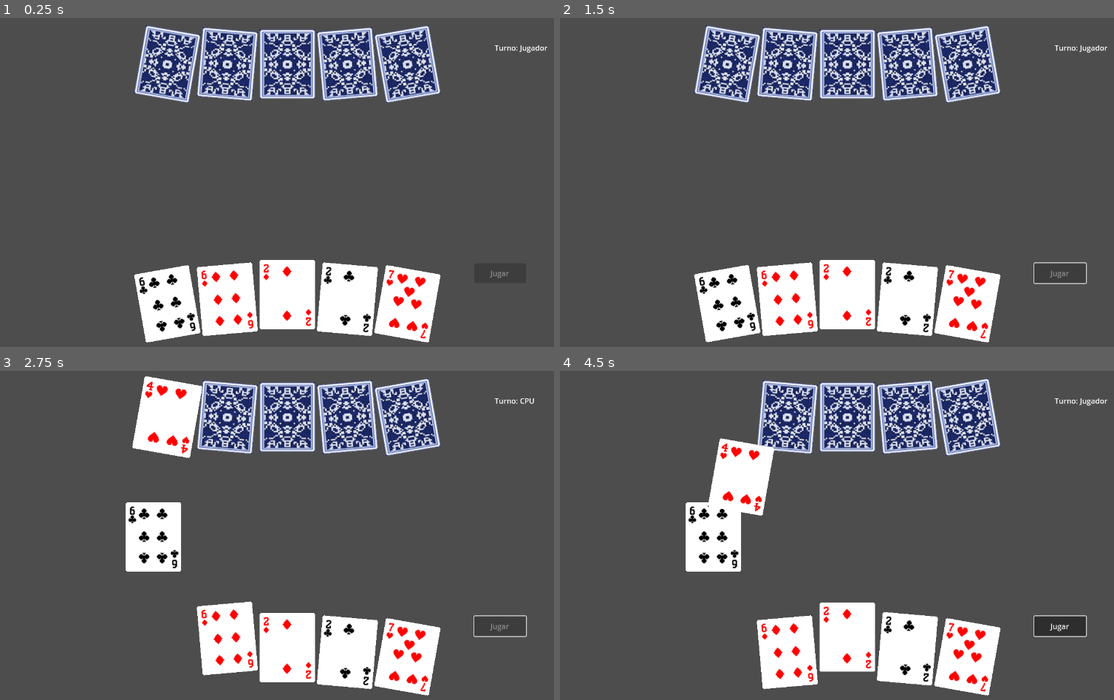
Above: before the commit, frames 1-4 (two rows, left to right).
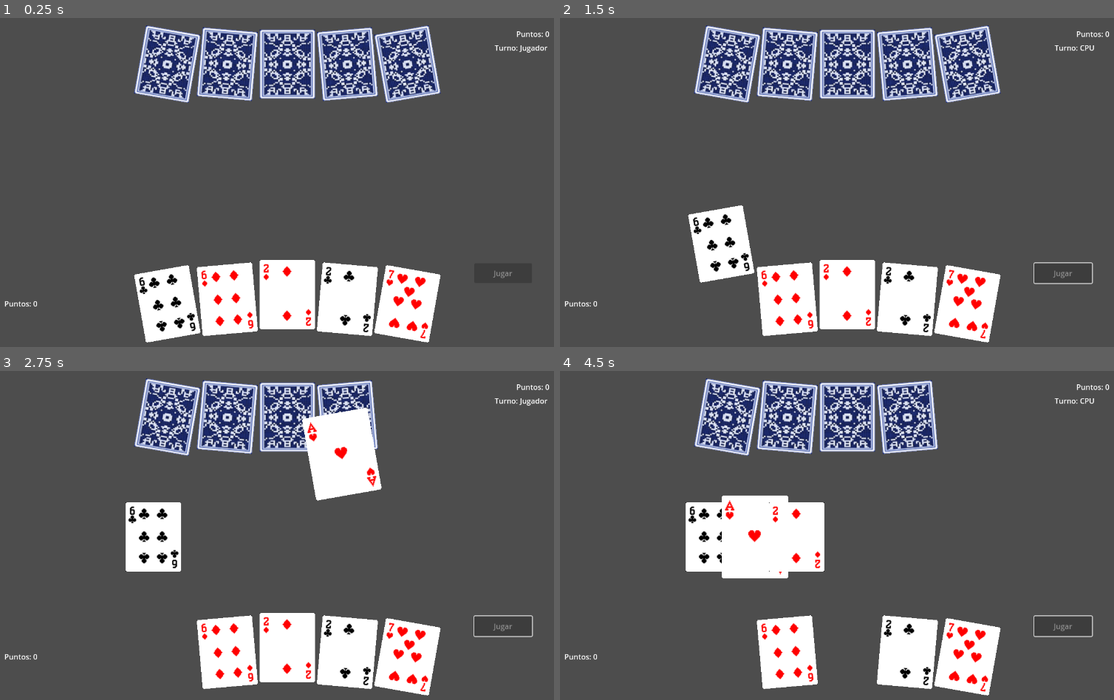
Above: after the commit, the same moments.

Repository: rominaisa1981/cuarenta
Game: Godot game, scene res://scenes/Main.tscn
The game is run twice, just before and just after one commit, with the same random seed, the same clock (stepped at 60 frames per second) and the same inputs.
Inputs (mouse positions are in pixels of both pictures, inside the frame that each line leads up to):
- Up to frame 1 (0.25 s): no input
- Up to frame 2 (1.5 s): tap Enter at 0.5 s; move the mouse to (726, 304) at 0.52 s; click (726, 304) at 0.67 s; click "Jugar" at 1.25 s
- Up to frame 3 (2.75 s): move the mouse to (227, 650) at 2.02 s; click (227, 650) at 2.17 s
- Up to frame 4 (4.5 s): move the mouse to (848, 647) at 2.77 s; click (848, 647) at 2.92 s; click (1064, 627) at 3.5 s, where only the run after the commit has a clickable "Jugar"; tap Space at 4.25 s; move the mouse to (909, 650) at 4.27 s; click (909, 650) at 4.42 s

The runs differ from the first frame. In frame 1, 0.1% of the frame differs, in the area x 0-100%, y 4-88%; in frame 2, 3.9%; in frame 3, 8.9%; in frame 4, 12%, in the area x 0-100%, y 2-97%.

Commit message:
cambios
cambios muchos

Diff:
--- a/scenes/Main.tscn
+++ b/scenes/Main.tscn
@@ -10,7 +10,7 @@
 [node name="Jugar Carta" type="Button" parent="."]
 offset_left = 1045.0
 offset_top = 532.0
-offset_right = 1157.0
+offset_right = 1170.0
 offset_bottom = 575.0
 text = "Jugar"
 
@@ -33,4 +33,80 @@
 offset_bottom = 101.0
 grow_horizontal = 0
 
+[node name="HUD" type="CanvasLayer" parent="."]
+
+[node name="ScorePlayerLabel" type="Label" parent="HUD"]
+offset_left = 27.0
+offset_top = 608.0
+offset_right = 99.0
+offset_bottom = 631.0
+text = "Puntos: 0"
+
+[node name="ScoreCPULabel" type="Label" parent="HUD"]
+offset_left = 1136.0
+offset_top = 23.0
+offset_right = 1208.0
+offset_bottom = 46.0
+text = "Puntos: 0"
+
+[node name="PanelFinPartida" type="Panel" parent="HUD"]
+visible = false
+anchors_preset = 8
+anchor_left = 0.5
+anchor_top = 0.5
+anchor_right = 0.5
+anchor_bottom = 0.5
+offset_left = -20.0
+offset_top = -20.0
+offset_right = 20.0
+offset_bottom = 20.0
+grow_horizontal = 2
+grow_vertical = 2
+
+[node name="TituloLabel" type="Label" parent="HUD/PanelFinPartida"]
+layout_mode = 0
+offset_right = 40.0
+offset_bottom = 23.0
+text = "Fin de la Partida"
+
+[node name="ResultadoLabel" type="Label" parent="HUD/PanelFinPartida"]
+layout_mode = 0
+offset_right = 40.0
+offset_bottom = 23.0
+text = "Ganó el Jugador"
+
+[node name="NuevoJuegoButton" type="Button" parent="HUD/PanelFinPartida"]
+layout_mode = 0
+offset_right = 8.0
+offset_bottom = 8.0
+
+[node name="RondaButton" type="Button" parent="HUD"]
+visible = false
+offset_left = 1045.0
+offset_top = 476.0
+offset_right = 1170.0
+offset_bottom = 523.0
+text = "Cantar Ronda"
+
+[node name="EventLabel" type="Label" parent="HUD"]
+anchors_preset = 8
+anchor_left = 0.5
+anchor_top = 0.5
+anchor_right = 0.5
+anchor_bottom = 0.5
+offset_left = -20.0
+offset_top = -11.5
+offset_right = 20.0
+offset_bottom = 11.5
+grow_horizontal = 2
+grow_vertical = 2
+
+[node name="CapturadasJugador" type="Node2D" parent="HUD"]
+position = Vector2(171, 643)
+
+[node name="CapturadasCPU" type="Node2D" parent="HUD"]
+position = Vector2(174, 73)
+
 [connection signal="pressed" from="Jugar Carta" to="." method="_on_button_pressed"]
+[connection signal="pressed" from="HUD/PanelFinPartida/NuevoJuegoButton" to="." method="_on_nuevo_juego_button_pressed"]
+[connection signal="pressed" from="HUD/RondaButton" to="." method="_on_ronda_button_pressed"]
--- a/scripts/Card.gd
+++ b/scripts/Card.gd
@@ -57,6 +57,12 @@
 		main.seleccion_mesa.append(self)
 		position.y -= 20  # Sube visualmente (marca)
 
+
+func deseleccionar_visualmente():
+	if seleccionada:
+		position.y += 30
+		seleccionada = false
+
 func jugar_carta():
 	print("Carta jugada: ", numero, palo)
 
--- a/scripts/Main.gd
+++ b/scripts/Main.gd
@@ -17,11 +17,32 @@
 
 var seleccion_mesa: Array = []
 
+const PlayerScript = preload("res://scripts/Player.gd")
+var jugador: PlayerScript
+var cpu: PlayerScript
+
+var ultima_carta_jugada_en_mesa = null # Para la regla de "Caída"
+
+const SECUENCIA_VALIDA = [1, 2, 3, 4, 5, 6, 7, 10, 11, 12] # AS, 2-7, J, Q, K
+
 
 func _ready():
+	turno_actual = [Turno.JUGADOR, Turno.CPU].pick_random()
+	if turno_actual == Turno.CPU:
+		turno_cpu()
+
+	jugador = PlayerScript.new("Jugador")
+	cpu = PlayerScript.new("CPU")
+
 	add_child(deck)
 	repartir_cartas_jugador(5)
 	repartir_mano_cpu(5)
+	actualizar_hud()
+
+
+func actualizar_hud():
+	$HUD/ScorePlayerLabel.text = "Puntos: " + str(jugador.puntaje)
+	$HUD/ScoreCPULabel.text = "Puntos: " + str(cpu.puntaje)
 
 func _process(delta):
 	$"Jugar Carta".disabled = carta_seleccionada == null or turno_actual != Turno.JUGADOR
@@ -95,34 +116,160 @@
 	# Redimensionar si deseas
 	#tween.tween_property(carta, "scale", Vector2(2, 2), 0.3)
 
+
 func turno_cpu():
 
-	await get_tree().create_timer(1.2).timeout
-
-	if mano_cpu.size() == 0:
+	$"Jugar Carta".disabled = true
+	for carta in mano_jugador:
+		carta.get_node("Area2D").input_pickable = false # Desactiva clics en las cartas
+
+	await get_tree().create_timer(1.0).timeout
+	if mano_cpu.is_empty():
+		turno_actual = Turno.JUGADOR
 		return
 
-	var carta = mano_cpu.pop_front()
-
-	# ✅ Mostrar cara de la carta
-	carta.actualizar_sprite()
-
-	# ✅ Crear tween para efecto de agrandar
-	var tween = carta.create_tween()
-	tween.tween_property(carta, "scale", Vector2(2, 2), 0.3).set_trans(Tween.TRANS_SINE).set_ease(Tween.EASE_OUT)
-	tween.tween_property(carta, "scale", Vector2(1.5, 1.5), 0.3).set_trans(Tween.TRANS_SINE).set_ease(Tween.EASE_IN)
-
-	# ✅ Esperar a que termine la animación
+	print("CPU está pensando...")
+	var jugada = _cpu_encontrar_mejor_jugada()
+
+	if jugada.carta == null:
+		print("CPU no tiene cartas para jugar.")
+		turno_actual = Turno.JUGADOR
+		return
+
+	var carta_a_jugar = jugada.carta
+	var captura_a_realizar = jugada.captura
+
+	# Simular que la CPU levanta la carta
+	mano_cpu.erase(carta_a_jugar)
+
+	# --- LÍNEA CORREGIDA ---
+	# Usamos actualizar_sprite() para mostrar la cara de la carta.
+	carta_a_jugar.actualizar_sprite()
+
+	var tween = carta_a_jugar.create_tween()
+	tween.tween_property(carta_a_jugar, "scale", carta_a_jugar.scale * 1.2, 0.3)
 	await tween.finished
 
-	# ✅ Esperar 2 segundos más antes de lanzarla a la mesa
-	await get_tree().create_timer(1.0).timeout
-
-	# ✅ Enviar la carta a la mesa
-	colocar_en_mesa(carta)
-
-	# Fin del turno CPU → vuelve al jugador
+	if not captura_a_realizar.is_empty():
+		print("CPU juega ", carta_a_jugar.numero, " y captura ", captura_a_realizar.size(), " cartas.")
+
+		var datos_cartas_capturadas = []
+		for c in [carta_a_jugar] + captura_a_realizar:
+			datos_cartas_capturadas.append({"numero": c.numero, "palo": c.palo})
+
+		cpu.agregar_capturadas(datos_cartas_capturadas)
+
+		for c in captura_a_realizar:
+			mesa_cartas.erase(c)
+			c.queue_free()
+		carta_a_jugar.queue_free()
+		_actualizar_vistas_capturadas()
+	else:
+		print("CPU descarta ", carta_a_jugar.numero)
+		colocar_en_mesa(carta_a_jugar)
+		ultima_carta_jugada_en_mesa = carta_a_jugar
+
+	actualizar_hud()
+	_revisar_ganador()
+	_revisar_fin_de_mano()
+
+	 # Reactivar controles al final
+	for carta in mano_jugador:
+		carta.get_node("Area2D").input_pickable = true
 	turno_actual = Turno.JUGADOR
+
+	turno_actual = Turno.JUGADOR
+	print("Turno del Jugador.")
+
+
+#func turno_cpu():
+	#
+	#await get_tree().create_timer(1.2).timeout
+	#
+	#if mano_cpu.size() == 0:
+		#return
+#
+	#var carta = mano_cpu.pop_front()
+	#
+	## ✅ Mostrar cara de la carta
+	#carta.actualizar_sprite()
+#
+	## ✅ Crear tween para efecto de agrandar
+	#var tween = carta.create_tween()
+	#tween.tween_property(carta, "scale", Vector2(2, 2), 0.3).set_trans(Tween.TRANS_SINE).set_ease(Tween.EASE_OUT)
+	#tween.tween_property(carta, "scale", Vector2(1.5, 1.5), 0.3).set_trans(Tween.TRANS_SINE).set_ease(Tween.EASE_IN)
+#
+	## ✅ Esperar a que termine la animación
+	#await tween.finished
+#
+	## ✅ Esperar 2 segundos más antes de lanzarla a la mesa
+	#await get_tree().create_timer(1.0).timeout
+#
+	## ✅ Enviar la carta a la mesa
+	#colocar_en_mesa(carta)
+	#
+	## Fin del turno CPU → vuelve al jugador
+	#turno_actual = Turno.JUGADOR
+
+# Esta función borra las pilas actuales y las vuelve a dibujar con los datos actualizados
+func _actualizar_vistas_capturadas():
+	# Definimos los contenedores y los datos de cada jugador
+	var vistas = [
+		{ "container": $HUD/CapturadasJugador, "datos": jugador.cartas_capturadas },
+		{ "container": $HUD/CapturadasCPU, "datos": cpu.cartas_capturadas }
+	]
+
+	for vista in vistas:
+		var container = vista.container
+		var datos_cartas = vista.datos
+
+		# 1. Limpiamos las cartas que se mostraban antes
+		for child in container.get_children():
+			child.queue_free()
+
+		# 2. Creamos las nuevas imágenes de las cartas capturadas
+		var offset = Vector2(25, 0) # Pequeño desplazamiento para el efecto de pila
+		for i in range(datos_cartas.size()):
+			var datos_carta = datos_cartas[i]
+			var carta_visual = card_scene.instantiate()
+
+			carta_visual.configurar_carta(datos_carta.numero, datos_carta.palo)
+			carta_visual.scale = Vector2(0.8, 0.8) # Las hacemos un poco más pequeñas
+			carta_visual.position = i * offset # Apilamos con desplazamiento
+			carta_visual.z_index = i # Asegura que se apilen en orden
+
+			container.add_child(carta_visual)
+
+func _terminar_partida():
+	# --- Lógica del "Cartón" (puntuación final por cartas capturadas) ---
+	var total_jugador = jugador.cartas_capturadas.size()
+	var total_cpu = cpu.cartas_capturadas.size()
+
+	print("Puntuación del Cartón: Jugador [", total_jugador, "] vs CPU [", total_cpu, "]")
+
+	if total_jugador > total_cpu:
+		jugador.sumar_puntos(2) # En el juego real, las reglas varían, esto es un ejemplo.
+	elif total_cpu > total_jugador:
+		cpu.sumar_puntos(2)
+	# En caso de empate, usualmente gana la "mano" o se dan puntos. Por ahora lo dejamos así.
+
+	actualizar_hud()
+
+	# --- Mostrar pantalla de fin de partida ---
+	_revisar_ganador()
+
+
+func _revisar_ganador():
+	var ganador = ""
+	if jugador.puntaje >= 40:
+		ganador = "¡Ganaste la partida!"
+	elif cpu.puntaje >= 40:
+		ganador = "La CPU ha ganado la partida."
+
+	if ganador != "":
+		$HUD/PanelFinPartida/TituloLabel.text = "Fin del Juego"
+		$HUD/PanelFinPartida/ResultadoLabel.text = ganador
+		$HUD/PanelFinPartida.visible = true
 
 func repartir_cartas_jugador(cantidad: int):
 	var escala = 1.5
@@ -157,6 +304,10 @@
 
 		add_child(carta)
 		mano_jugador.append(carta)
+	var tipo_ronda = _revisar_ronda(mano_jugador)
+	if tipo_ronda != "":
+		$HUD/RondaButton.visible = true
+		$HUD/RondaButton.set_meta("tipo", tipo_ronda) # Guardamos qué tipo es
 
 
 
@@ -197,25 +348,23 @@
 	tween.tween_property(self, "scale", Vector2(2, 2), 0.3)
 
 func _on_carta_seleccionada(carta):
+	# Si se hace clic en la carta que ya estaba seleccionada, se deselecciona.
 	if carta_seleccionada == carta:
-		# Si es la misma carta → deseleccionar (bajar)
-		var tween = carta.create_tween()
-		tween.tween_property(carta, "position:y", carta.position.y + 30, 0.2).set_trans(Tween.TRANS_SINE).set_ease(Tween.EASE_IN_OUT)
+		carta.deseleccionar_visualmente()
 		carta_seleccionada = null
-		carta.seleccionada = false
 		return
 
+	# ✅ ESTA ES LA PARTE CLAVE QUE AÑADIMOS
+	# Si ya había otra carta seleccionada, la bajamos visualmente.
 	if carta_seleccionada != null:
-		# Bajar la anterior
-		var tween = carta_seleccionada.create_tween()
-		tween.tween_property(carta_seleccionada, "position:y", carta_seleccionada.position.y + 30, 0.2).set_trans(Tween.TRANS_SINE).set_ease(Tween.EASE_IN_OUT)
-		carta_seleccionada.seleccionada = false
-
-	# Subir la nueva carta
+		carta_seleccionada.deseleccionar_visualmente()
+
+	# Ahora, seleccionamos la nueva carta, subiéndola visualmente.
 	var tween = carta.create_tween()
 	tween.tween_property(carta, "position:y", carta.position.y - 30, 0.2).set_trans(Tween.TRANS_SINE).set_ease(Tween.EASE_IN_OUT)
 	carta.seleccionada = true
 
+	# Finalmente, guardamos la referencia a la nueva carta seleccionada.
 	carta_seleccionada = carta
 
 
@@ -224,53 +373,225 @@
 		print("No hay carta seleccionada.")
 		return
 
-	# ✅ Animar la carta seleccionada hacia la mesa
 	var carta = carta_seleccionada
-
-	# Ya no está seleccionada
-	carta.seleccionada = false
-	carta_seleccionada = null
-
-	# Bajar la carta visualmente (si está levantada)
-	var tween_bajar = carta.create_tween()
-	tween_bajar.tween_property(carta, "position:y", carta.position.y + 30, 0.2).set_trans(Tween.TRANS_SINE).set_ease(Tween.EASE_IN_OUT)
-
-	# Esperar que baje
-	await tween_bajar.finished
-
-
-	# Verificar si es captura válida
-	if validar_captura(carta, seleccion_mesa):
-		# ✅ Captura válida → eliminar todas las seleccionadas + la carta jugada
+	var es_captura_valida = validar_captura(carta, seleccion_mesa)
+
+	# --- Lógica de "Caída" ---
+	if ultima_carta_jugada_en_mesa != null and ultima_carta_jugada_en_mesa.numero == carta.numero:
+		print("¡CAÍDA!")
+		await mostrar_mensaje_evento("¡CAÍDA!")
+		jugador.sumar_puntos(2)
+		# En una caída, te llevas la carta que provocó la caída.
+		seleccion_mesa.append(ultima_carta_jugada_en_mesa)
+		es_captura_valida = true # Una caída siempre es una captura válida
+
+	# --- Procesar el resultado de la jugada ---
+	if es_captura_valida:
+		print("Captura exitosa!")
+		var datos_cartas_capturadas = []
+		for c in [carta] + seleccion_mesa:
+			datos_cartas_capturadas.append({"numero": c.numero, "palo": c.palo})
+
+		jugador.agregar_capturadas(datos_cartas_capturadas)
+
+		# Eliminar las cartas de la pantalla
 		for c in seleccion_mesa:
 			mesa_cartas.erase(c)
 			c.queue_free()
 
-		carta.queue_free()  # la carta jugada también se va porque se captura
-
+		mano_jugador.erase(carta)
+		carta.queue_free()
+
+		# --- Lógica de "Limpia" ---
+		if mesa_cartas.is_empty():
+			print("¡LIMPIA!")
+			await mostrar_mensaje_evento("¡LIMPIA!")
+			jugador.sumar_puntos(2)
+		_actualizar_vistas_capturadas()
 	else:
-		# ❌ No válida → colocar en la mesa
-		await colocar_en_mesa(carta)
-
-	# Limpiar selección de la mesa
+		print("Jugada no válida o descarte. Colocando carta en la mesa.")
+		# Si no es una captura válida, la carta se va a la mesa
+		mano_jugador.erase(carta)
+		colocar_en_mesa(carta)
+		ultima_carta_jugada_en_mesa = carta # Actualizamos la última carta en mesa para la "caída"
+
+	# --- Limpieza y cambio de turno ---
+	for c in seleccion_mesa: # Deselecciona visualmente lo que quedara
+		c.deseleccionar_visualmente()
 	seleccion_mesa.clear()
 
-
-	# Cambiar turno a CPU
+	carta_seleccionada = null
+	actualizar_hud()
+	_revisar_ganador()
+
+	_revisar_fin_de_mano()
+
 	turno_actual = Turno.CPU
-
-	# Llamar turno del CPU
 	turno_cpu()
 
+
+
+
+# Devuelve un array con todos los subconjuntos/combinaciones posibles de un array dado
+func _generar_combinaciones(array: Array) -> Array:
+	var resultados = [[]]
+	for elemento in array:
+		var nuevos_subconjuntos = []
+		for subconjunto in resultados:
+			nuevos_subconjuntos.append(subconjunto + [elemento])
+		resultados.append_array(nuevos_subconjuntos)
+	resultados.pop_front() # Eliminamos el primer resultado que es un array vacío []
+	return resultados
+
+
+func _cpu_encontrar_mejor_jugada():
+	var mejor_jugada = {
+		"carta": null,
+		"captura": [],
+		"valor": -1
+	}
+
+	var combinaciones_mesa = _generar_combinaciones(mesa_cartas)
+
+	# 1. Iterar sobre cada carta en la mano de la CPU
+	for carta_cpu in mano_cpu:
+		# 2. Iterar sobre cada combinación posible de cartas en la mesa
+		for combinacion in combinaciones_mesa:
+			if validar_captura(carta_cpu, combinacion):
+				# Esta es una jugada válida, ahora calculamos su valor
+				var valor_actual = combinacion.size() # Valor base: 1 punto por carta
+				if combinacion.size() == mesa_cartas.size():
+					valor_actual += 10 # Bonus por "Limpia"
+
+				# Si esta jugada es mejor que la que teníamos, la guardamos
+				if valor_actual > mejor_jugada.valor:
+					mejor_jugada.valor = valor_actual
+					mejor_jugada.carta = carta_cpu
+					mejor_jugada.captura = combinacion
+
+	# 3. Si no se encontró ninguna jugada de captura
+	if mejor_jugada.carta == null and not mano_cpu.is_empty():
+		# Descartar la carta de menor valor
+		var carta_mas_baja = mano_cpu[0]
+		for carta in mano_cpu:
+			if carta.numero < carta_mas_baja.numero:
+				carta_mas_baja = carta
+		mejor_jugada.carta = carta_mas_baja
+
+	return mejor_jugada
+
+func _revisar_fin_de_mano():
+	# Si ambos jugadores ya no tienen cartas en la mano...
+	if mano_jugador.is_empty() and mano_cpu.is_empty():
+		print("--- Fin de la mano ---")
+		await get_tree().create_timer(1.5).timeout # Pausa para que se vea la mesa vacía
+
+		# Verificamos si aún quedan cartas en el mazo
+		if not deck.mazo.is_empty():
+			print("Repartiendo nueva mano...")
+			repartir_cartas_jugador(5)
+			repartir_mano_cpu(5)
+			# Aquí llamaremos a la revisión de "Ronda" en el siguiente paso
+		else:
+			print("El mazo está vacío. Fin de la partida.")
+			_terminar_partida()
+
 func validar_captura(carta_jugada, cartas_seleccionadas):
-	if cartas_seleccionadas.size() == 0:
+	if cartas_seleccionadas.is_empty():
 		return false
 
+	# --- Regla 1: Captura por Par ---
 	if cartas_seleccionadas.size() == 1:
-		return cartas_seleccionadas[0].numero == carta_jugada.numero
-
-	var suma = 0
-	for c in cartas_seleccionadas:
-		suma += c.numero
-
-	return suma == carta_jugada.numero
+		if cartas_seleccionadas[0].numero == carta_jugada.numero:
+			print("Validación: Es un PAR.")
+			return true
+
+	# --- Regla 2: Captura por Suma ---
+	if carta_jugada.numero <= 7:
+		var suma = 0
+		var todas_son_numeros_bajos = true
+		for carta_en_mesa in cartas_seleccionadas:
+			if carta_en_mesa.numero >= 10:
+				todas_son_numeros_bajos = false
+				break
+			suma += carta_en_mesa.numero
+
+		if todas_son_numeros_bajos and suma == carta_jugada.numero:
+			print("Validación: Es una SUMA.")
+			return true
+
+	# --- Regla 3: Captura por Escalera ---
+	# ✅ CORRECCIÓN: Toda la lógica de la escalera ahora está dentro de una condición.
+	# Solo intentaremos validar una escalera si la carta base está en la mesa.
+	var base_en_mesa = false
+	for carta_en_mesa in cartas_seleccionadas:
+		if carta_en_mesa.numero == carta_jugada.numero:
+			base_en_mesa = true
+			break
+
+	# Si la base está, procedemos a validar la secuencia completa.
+	if base_en_mesa:
+		var unicos = []
+		for carta_en_mesa in cartas_seleccionadas:
+			if not unicos.has(carta_en_mesa.numero):
+				unicos.append(carta_en_mesa.numero)
+		unicos.sort()
+
+		if unicos[0] != carta_jugada.numero:
+			return false # La escalera debe empezar con la carta jugada
+
+		var indice_inicio = SECUENCIA_VALIDA.find(unicos[0])
+		if indice_inicio == -1:
+			return false
+
+		for i in range(unicos.size()):
+			if (indice_inicio + i) >= SECUENCIA_VALIDA.size() or unicos[i] != SECUENCIA_VALIDA[indice_inicio + i]:
+				return false # La secuencia se rompió
+
+		print("Validación: Es una ESCALERA.")
+		return true # Si pasó todas las pruebas, es una escalera válida
+
+	# Si no fue ni par, ni suma, ni una escalera válida, entonces no es una captura válida.
+	return false
+
+
+func _revisar_ronda(mano: Array) -> String:
+	var contador = {} # Usaremos un diccionario para contar los números
+	for carta in mano:
+		if contador.has(carta.numero):
+			contador[carta.numero] += 1
+		else:
+			contador[carta.numero] = 1
+
+	for numero in contador:
+		if contador[numero] == 4:
+			return "doble_ronda"
+		if contador[numero] == 3:
+			return "ronda"
+
+	return "" # No hay ni ronda ni doble ronda
+
+func _on_nuevo_juego_button_pressed() -> void:
+	get_tree().reload_current_scene()
+
+
+func mostrar_mensaje_evento(mensaje: String, duracion: float = 1.5):
+	var label = $HUD/EventLabel
+	label.text = mensaje
+	label.visible = true
+	await get_tree().create_timer(duracion).timeout
+	label.visible = false
+
+func _on_ronda_button_pressed() -> void:
+	var tipo_ronda = $HUD/RondaButton.get_meta("tipo")
+	if tipo_ronda == "ronda":
+		jugador.sumar_puntos(2)
+		print("¡Jugador canta RONDA! +2 puntos.")
+		await mostrar_mensaje_evento("¡RONDA!")
+	elif tipo_ronda == "doble_ronda":
+		jugador.sumar_puntos(4)
+		print("¡Jugador canta DOBLE RONDA! +4 puntos.")
+
+	actualizar_hud()
+	_revisar_ganador()
+	$HUD/RondaButton.visible = false # Ocultamos el botón después de usarlo
--- /dev/null
+++ b/scripts/Player.gd
@@ -0,0 +1,20 @@
+# scripts/Player.gd
+extends RefCounted
+
+var nombre: String
+var puntaje: int = 0
+var cartas_capturadas: Array = []
+
+func _init(nom: String):
+	nombre = nom
+
+func sumar_puntos(puntos: int):
+	puntaje += puntos
+	print(nombre, " ahora tiene ", puntaje, " puntos.")
+
+func agregar_capturadas(cartas: Array):
+	cartas_capturadas.append_array(cartas)
+
+func reset():
+	puntaje = 0
+	cartas_capturadas.clear()
Not shown, added: scripts/Player.gd.uid
Not shown, added: scenes (2).zip
Not shown, added: scenes.zip
Not shown, added: scripts (2).zip
Not shown, added: scripts.zip
